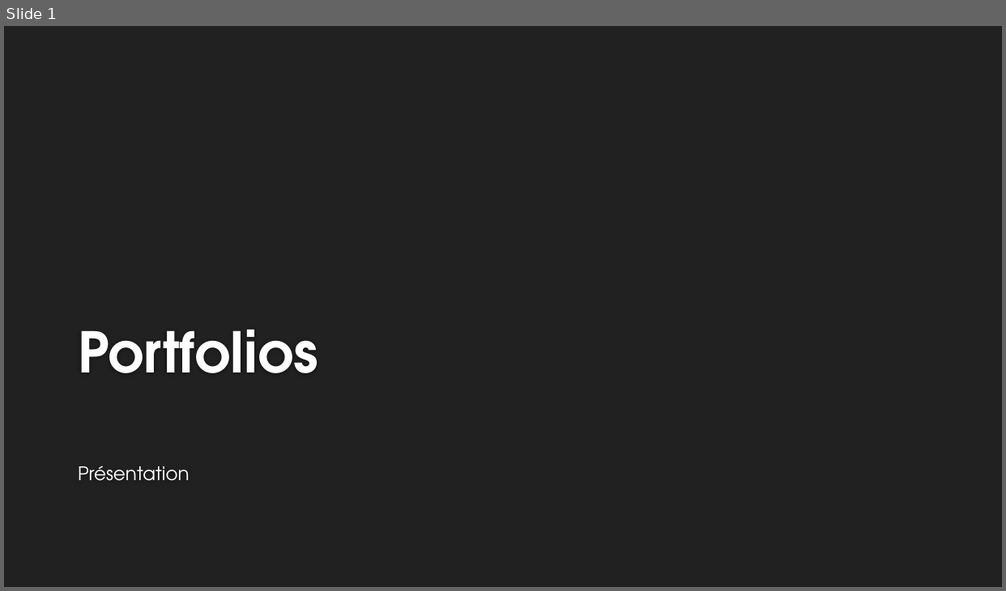
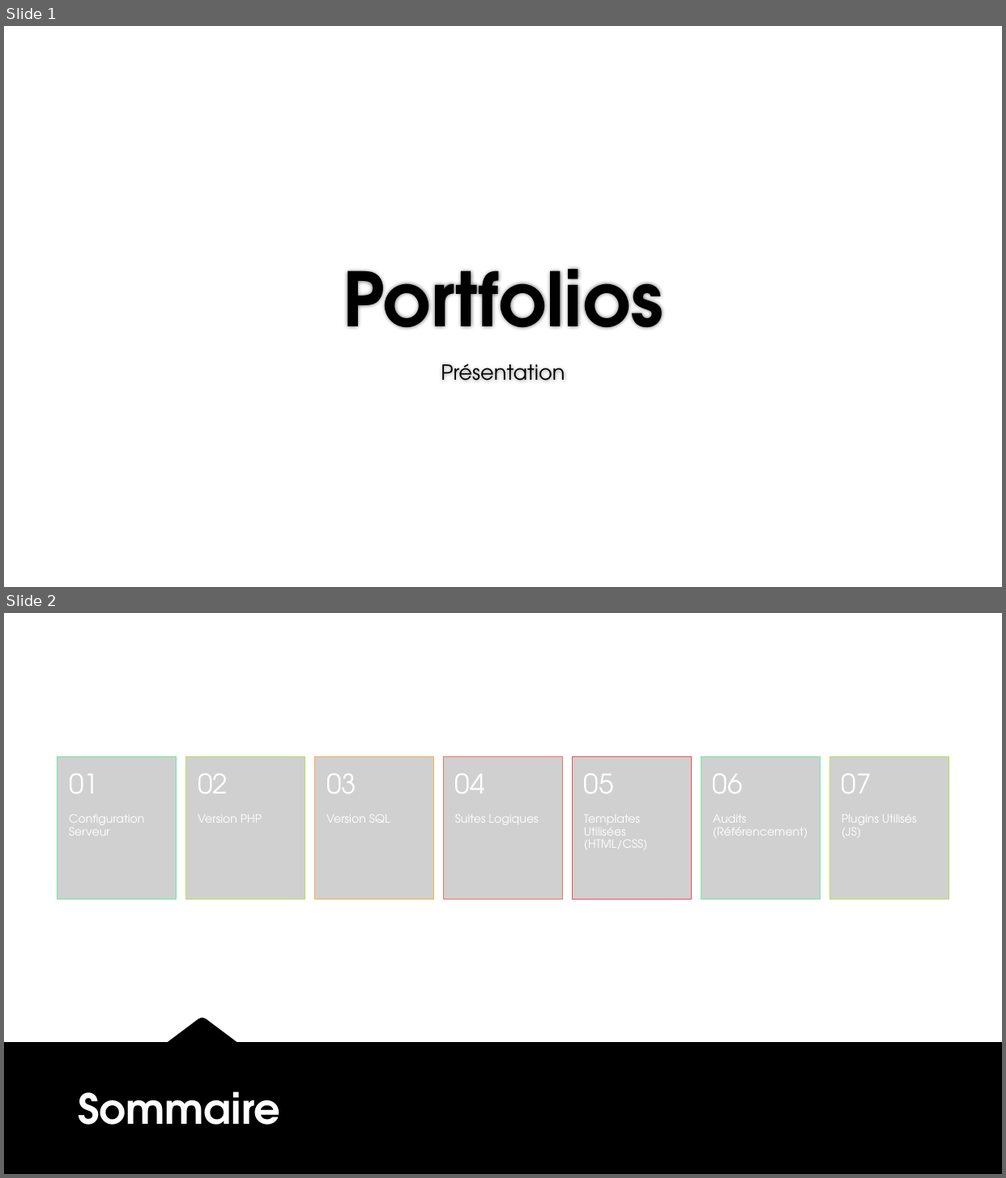
Before and after one commit to DevSell/final, a slide deck: Web/presentation.pptx. Shown one above the other, each under a label of ours: slide 1 before the commit, slides 1 and 2 after it. The pictures are 1006x591 and 1006x1178 pixels, drawn with LibreOffice and Linux fonts; fonts in the diff are those of the drawing; grey boxes stand for pictures; background and template pictures are left out. Boxes give left, top, right and bottom in pixels: in the first picture for what was removed or moved away, otherwise in the second. Text is boxed around its words. In the diff, an @@ line names an element or a change of style, - is before the commit and + after.

```diff
--- a/Web/presentation.pptx
+++ b/Web/presentation.pptx
@@ slide 2 added at [4,613,1002,1174], background #FFFFFF @@
@@ group added at [57,756,948,900]: 14 texts, 7 pictures @@
+Configuration Serveur
+01
+Version PHP
+02
+Version SQL
+03
+Suites Logiques
+04
+Templates Utilisées (HTML/CSS)
+05
+Audits (Référencement)
+06
+Plugins Utilisés (JS)
+07
@@ freeform shape added at [4,1018,1002,1174], fill #000000 @@
@@ title added at [78,1092,280,1125], 40 pt, text #FEFEFE, bold @@
+Sommaire
@@ slide 1 changed as well @@
@@ background #212121 to #FFFFFF @@
@@ title "Portfolios": place and size @@
-title "Portfolios" at [78,330,318,373]
+title "Portfolios" at [343,267,663,329]
@@ title "Portfolios" at [343,267,663,329]: size 54 to 72 pt, text colour #FEFEFE to #000000; alignment left to centre @@
@@ subtitle "Présentation": place and size @@
-subtitle "Présentation" at [78,466,189,481]
+subtitle "Présentation" at [441,364,565,381]
@@ subtitle "Présentation" at [441,364,565,381]: size 18 to 20 pt, text colour #FFFFFF to #000000; alignment left to centre @@
```
Also in this commit, not shown: 9 other slides changed, 4 other files.
